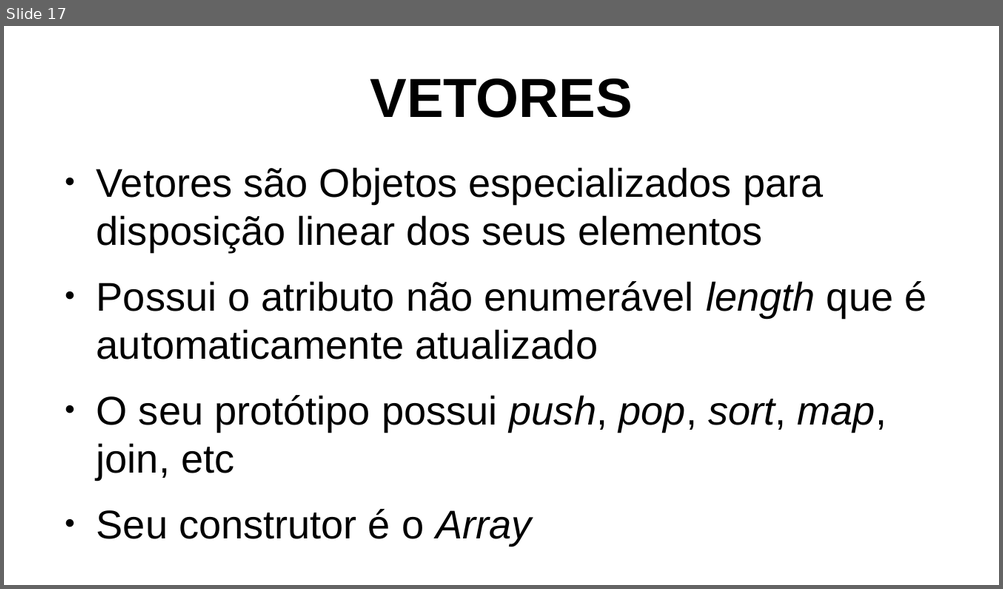
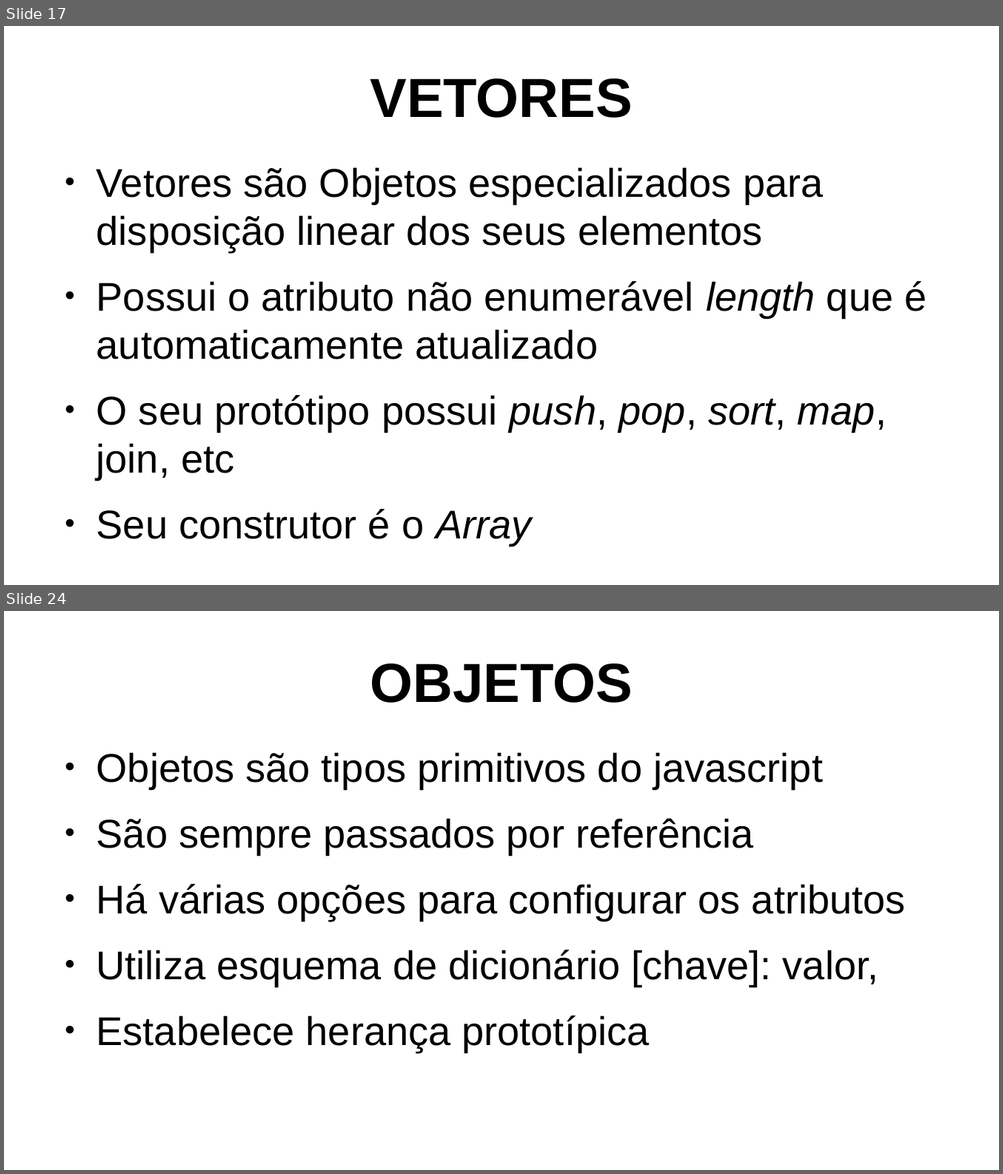
Before and after one commit to itacirgabral/specjs, a slide deck: b/b.odp. Shown one above the other, each under a label of ours: slide 17 before the commit, slides 17 and 24 after it; the slides between them are not shown. The pictures are 1003x589 and 1003x1174 pixels, drawn with LibreOffice and Linux fonts; fonts in the diff are those of the drawing. Boxes give left, top, right and bottom in pixels: in the first picture for what was removed or moved away, otherwise in the second. Text is boxed around its words. In the diff, an @@ line names an element or a change of style, - is before the commit and + after.

```diff
--- a/b/b.odp
+++ b/b/b.odp
@@ slide 24 added at bbox=[4, 611, 999, 1170], background #FFFFFF @@
@@ title added at bbox=[370, 664, 632, 703], 44 pt, text #000000, bold @@
+OBJETOS
@@ text added at bbox=[96, 752, 905, 1052], 32 pt, text #000000 @@
+● Objetos são tipos primitivos do javascript
+● São sempre passados por referência
+● Há várias opções para configurar os atributos
+● Utiliza esquema de dicionário [chave]: valor,
+● Estabelece herança prototípica
```
Also in this commit, not shown: 6 other slides added, 4 other files.
